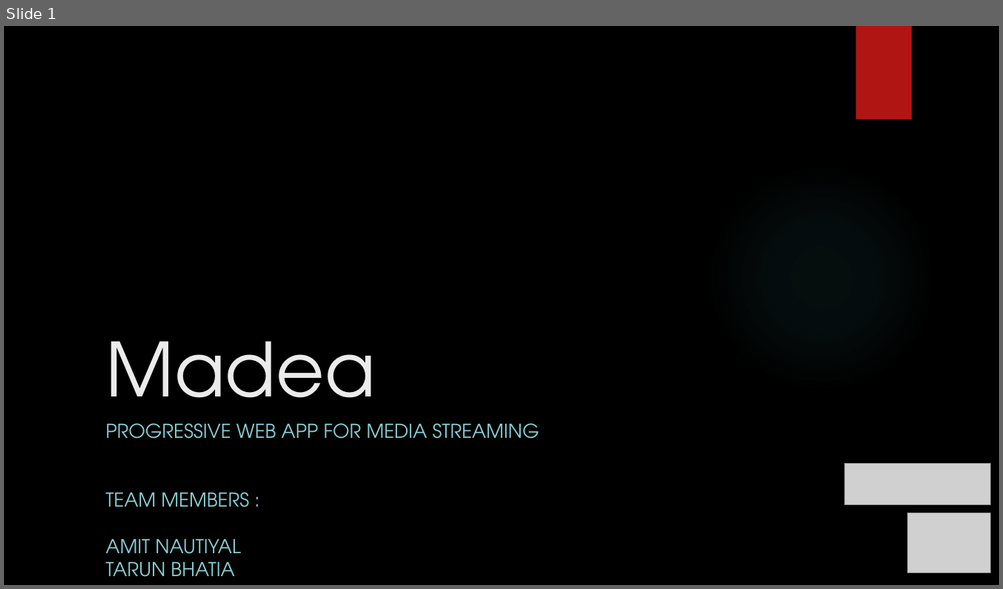
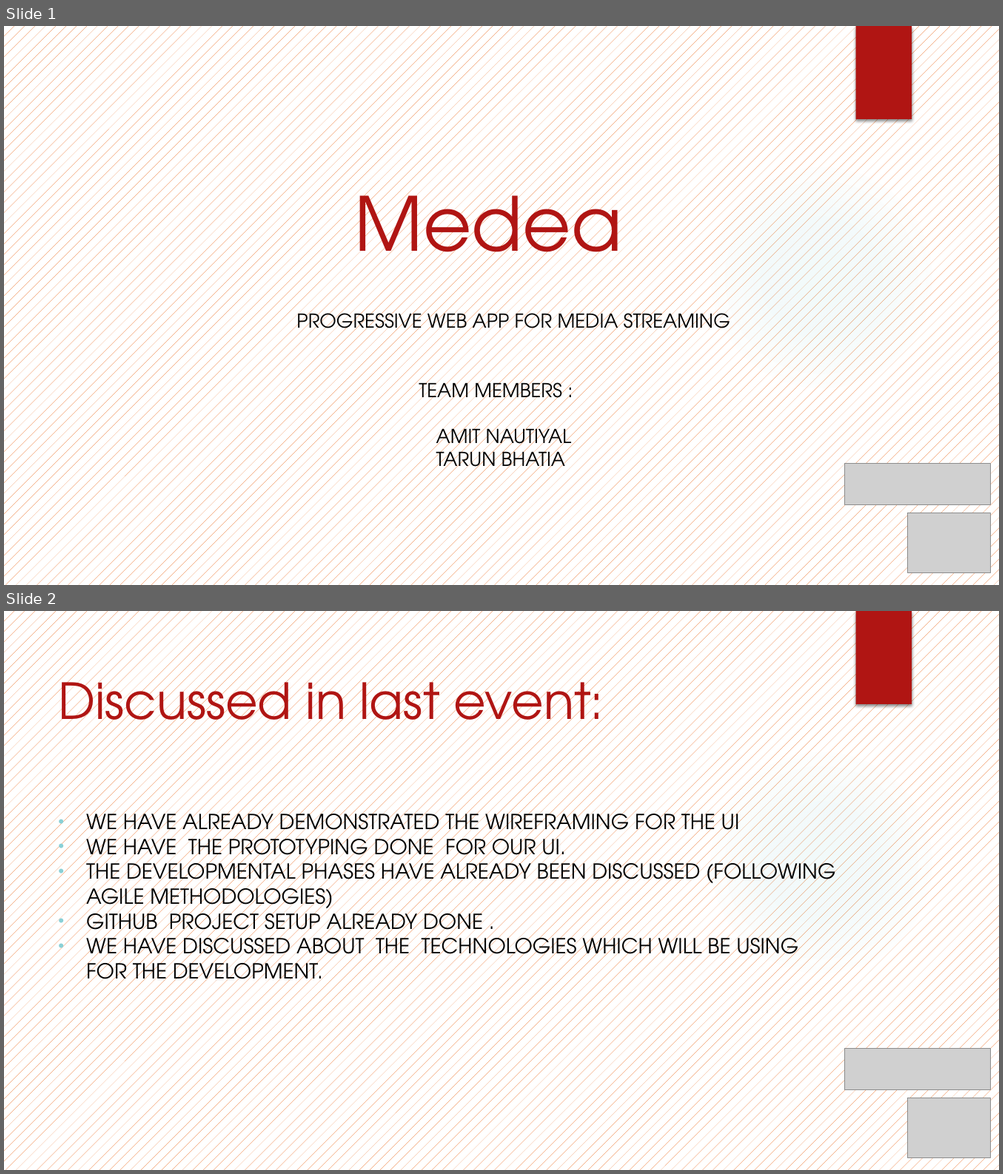
Before and after one commit to NautiyalAmit/Medea, a slide deck: MadeaPresentation_1.pptx. Shown one above the other, each under a label of ours: slide 1 before the commit, slides 1 and 2 after it. The pictures are 1003x589 and 1003x1174 pixels, drawn with LibreOffice and Linux fonts; fonts in the diff are those of the drawing; grey boxes stand for pictures; background and template pictures are left out. Boxes give left, top, right and bottom in pixels: in the first picture for what was removed or moved away, otherwise in the second. Text is boxed around its words. In the diff, an @@ line names an element or a change of style, - is before the commit and + after.

```diff
--- a/MadeaPresentation_1.pptx
+++ b/MadeaPresentation_1.pptx
@@ slide 2 added at <box>4,611,999,1170</box>, background pattern #EA6312 on #FFFFFF; not listed: 2 template elements that a slide beside it also shows @@
@@ title added at <box>58,667,604,742</box>, 48 pt, text #B01513 @@
+Discussed in last event:
@@ subtitle added at <box>86,808,835,988</box>, 20 pt, text #000000 @@
+• WE HAVE ALREADY DEMONSTRATED THE WIREFRAMING FOR THE UI
+• WE HAVE THE PROTOTYPING DONE FOR OUR UI.
+• THE DEVELOPMENTAL PHASES HAVE ALREADY BEEN DISCUSSED (FOLLOWING AGILE METHODOLOGIES)
+• GITHUB PROJECT SETUP ALREADY DONE .
+• WE HAVE DISCUSSED ABOUT THE TECHNOLOGIES WHICH WILL BE USING FOR THE DEVELOPMENT.
@@ picture added at <box>845,1049,990,1090</box> @@
@@ picture added at <box>908,1098,990,1159</box> @@
@@ slide 1 changed as well @@
@@ background picture (left out) to pattern #EA6312 on #FFFFFF @@
@@ title at <box>354,173,622,285</box>: text changed; text colour #EBEBEB to #B01513 @@
-Madea
+Medea
@@ subtitle "PROGRESSIVE WEB APP FOR MEDIA ...": place and size @@
-subtitle "PROGRESSIVE WEB APP FOR MEDIA ..." at <box>105,423,539,577</box>
+subtitle "PROGRESSIVE WEB APP FOR MEDIA ..." at <box>296,309,730,475</box>
@@ subtitle "PROGRESSIVE WEB APP FOR MEDIA ..." at <box>296,309,730,475</box>: text colour #8AD0D6 to #000000 @@
```
Also in this commit, not shown: 1 other slide added, 11 slides removed, 47 other files.
